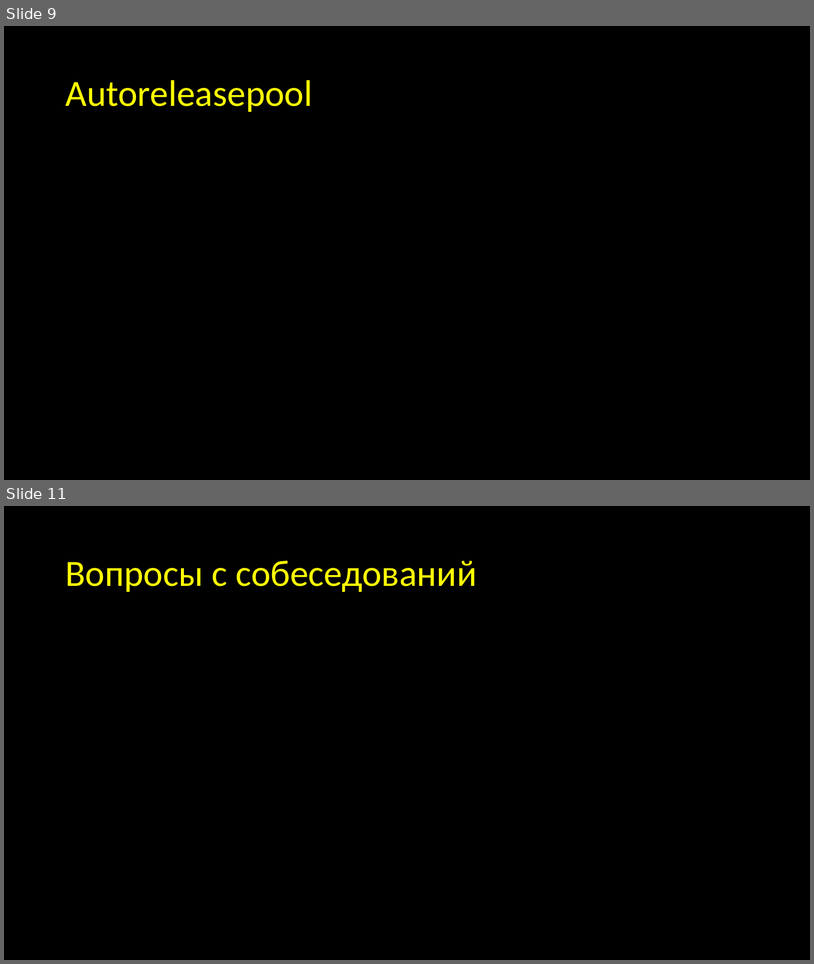
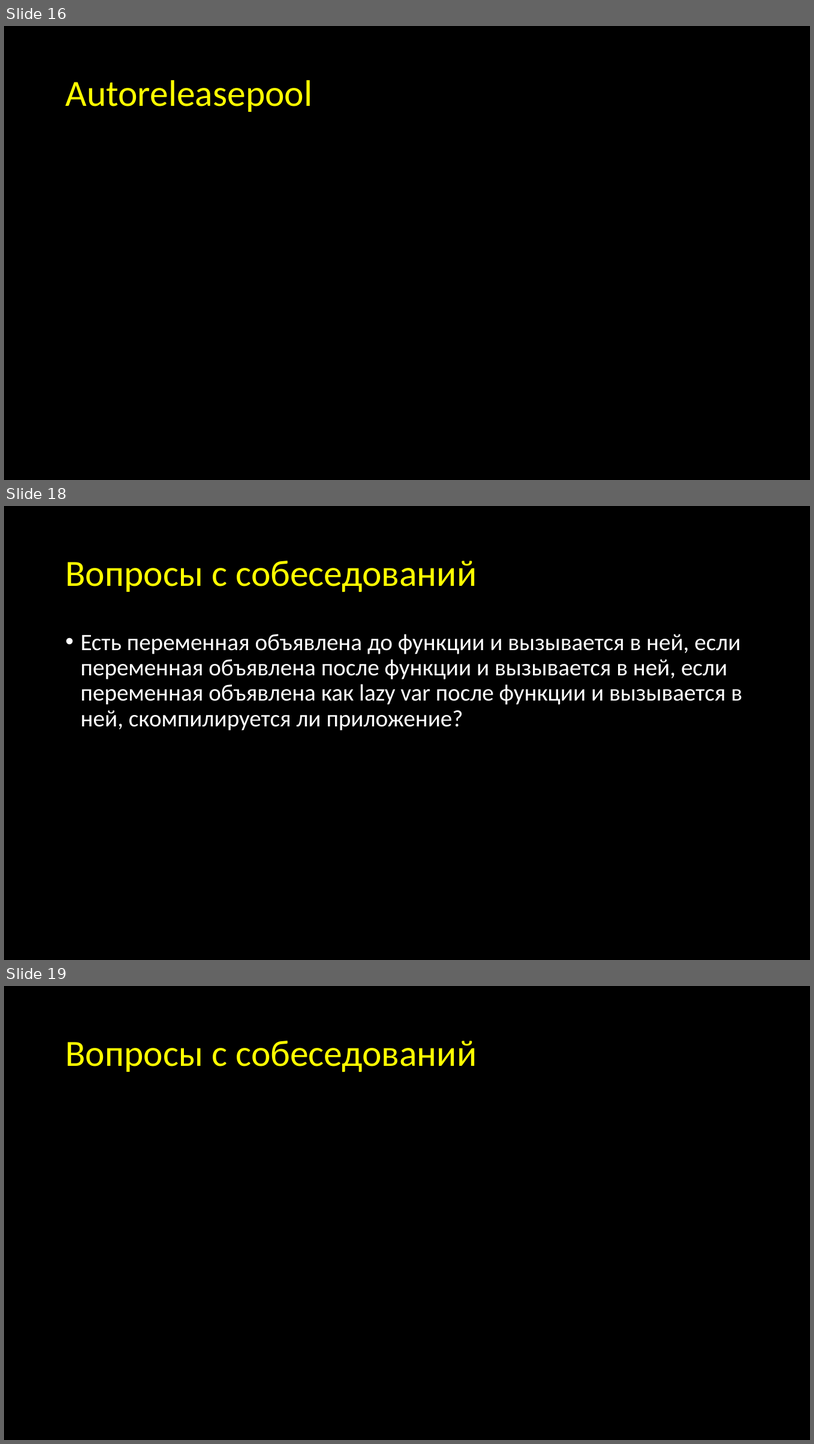
Before and after one commit to abrosov-sergey/HSE-iOS-KpV-2nd, a slide deck: 1st-presentation/Abrosov-1st-presentation.pptx. Shown one above the other, each under a label of ours: slides 9 and 11 before the commit, slides 16, 18 and 19 after it; the slides between them are not shown. The pictures are 814x964 and 814x1444 pixels, drawn with LibreOffice and Linux fonts; fonts in the diff are those of the drawing. Boxes give left, top, right and bottom in pixels: in the first picture for what was removed or moved away, otherwise in the second. Text is boxed around its words. In the diff, an @@ line names an element or a change of style, - is before the commit and + after.

```diff
--- a/1st-presentation/Abrosov-1st-presentation.pptx
+++ b/1st-presentation/Abrosov-1st-presentation.pptx
@@ slide 18 added at bbox=[4, 506, 810, 960], background #000000 @@
@@ title added at bbox=[65, 561, 477, 592], 44 pt, text #FFFF00 @@
+Вопросы с собеседований
@@ text added at bbox=[81, 634, 743, 730], 28 pt, text #FFFFFF @@
+• Есть переменная объявлена до функции и вызывается в ней, если переменная объявлена после функции и вызывается в ней, если переменная объявлена как lazy var после функции и вызывается в ней, скомпилируется ли приложение?
@@ what was slide 9 is now slide 16 @@
@@ what was slide 11 is now slide 19 @@
```
Also in this commit, not shown: 2 slides changed, 7 other slides added.
